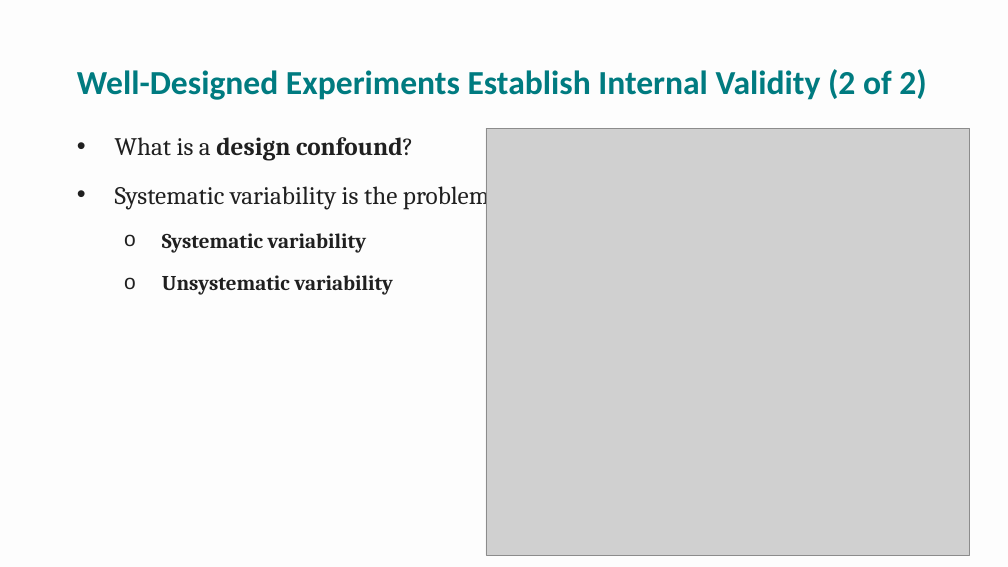
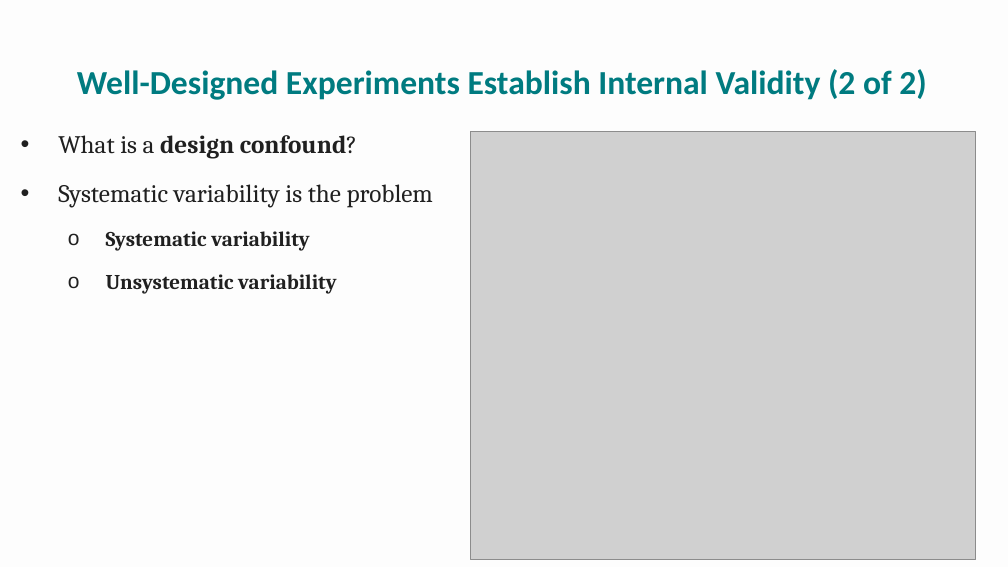
Before and after one commit to npm27/Teaching-Materials, a slide deck: slide 10 of Research Methods/Spring 26/Slides/10 Chapter 10.pptx (slide 11 before the commit). Drawn at 1008x567 pixels with LibreOffice and Linux fonts; fonts in the diff are those of the drawing; grey boxes stand for pictures. Boxes give left, top, right and bottom in pixels: in the first picture for what was removed or moved away, otherwise in the second. Text is boxed around its words. In the diff, an @@ line names an element or a change of style, - is before the commit and + after.

```diff
--- a/Research Methods/Spring 26/Slides/10 Chapter 10.pptx
+++ b/Research Methods/Spring 26/Slides/10 Chapter 10.pptx
@@ text "What is a design confound?": place and size @@
-text "What is a design confound?" at box(115, 137, 489, 295)
+text "What is a design confound?" at box(58, 135, 433, 294)
@@ picture: place and size @@
-picture at box(486, 128, 970, 555)
+picture at box(471, 131, 976, 560)
```
Also in this commit, not shown: 8 other slides changed, 1 slide removed, 1 other file.
